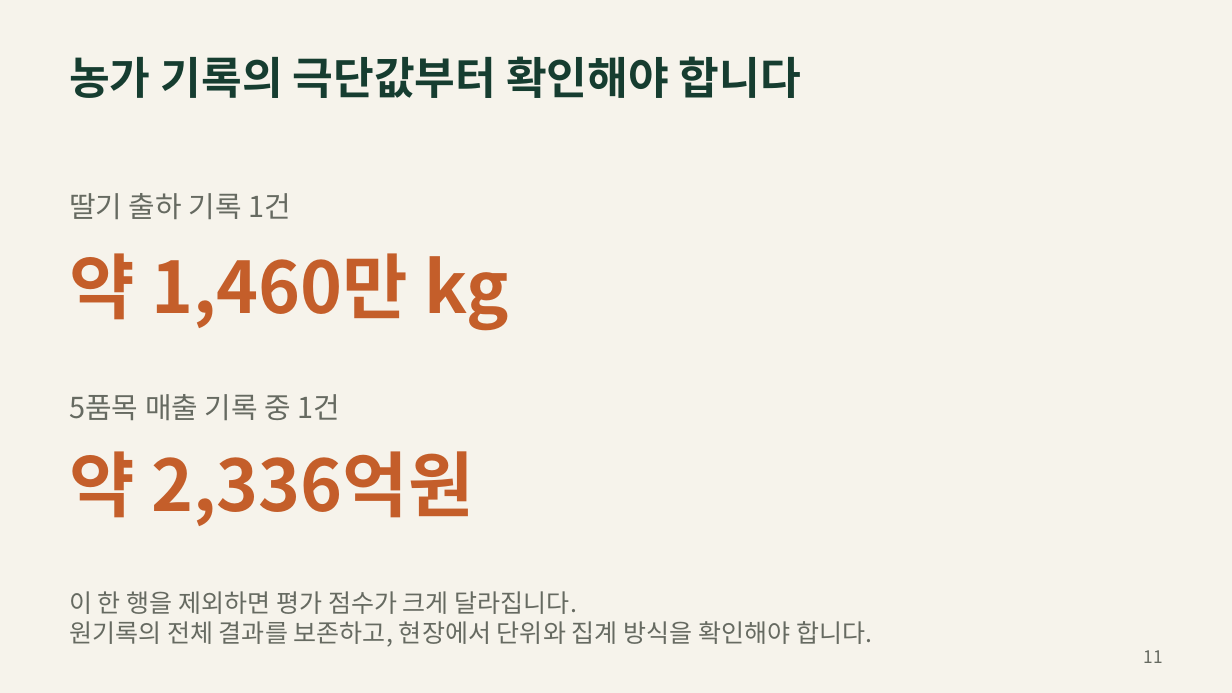
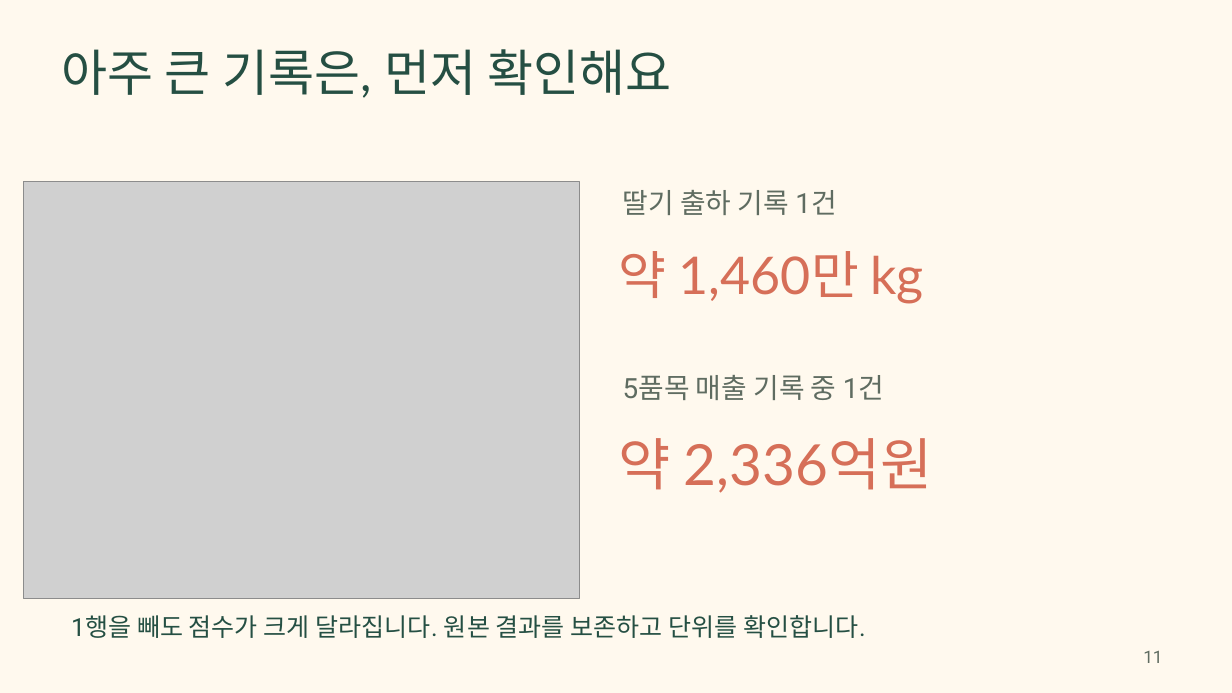
Before and after one commit to jinuk0211/smartfarm-adoption, a slide deck: slide 11 of presentation/smartfarm_proposal.pptx. Drawn at 1232x693 pixels with LibreOffice and Linux fonts; fonts in the diff are those of the drawing; grey boxes stand for pictures. Boxes give left, top, right and bottom in pixels: in the first picture for what was removed or moved away, otherwise in the second. Text is boxed around its words. In the diff, an @@ line names an element or a change of style, - is before the commit and + after.

```diff
--- a/presentation/smartfarm_proposal.pptx
+++ b/presentation/smartfarm_proposal.pptx
@@ background #F6F3EB to #FFF9EE @@
@@ text at [62,49,672,98]: text changed; size 34.5 to 39 pt; font Noto Sans CJK KR to Lato; text colour #163D30 to #254F43; bold off @@
-농가 기록의 극단값부터 확인해야 합니다
+아주 큰 기록은, 먼저 확인해요
@@ picture added at [23,182,579,599] @@
@@ text "딸기 출하 기록 1건": place and size @@
-text "딸기 출하 기록 1건" at [69,193,292,219]
+text "딸기 출하 기록 1건" at [623,190,836,215]
@@ text "딸기 출하 기록 1건" at [623,190,836,215]: size 22.5 to 21.8 pt, font Noto Sans CJK KR to Roboto, text colour #666A61 to #5F6C61 @@
@@ text "약 1,460만 kg": place and size @@
-text "약 1,460만 kg" at [69,253,509,331]
+text "약 1,460만 kg" at [619,251,924,303]
@@ text "약 1,460만 kg" at [619,251,924,303]: size 55.5 to 40.5 pt, font Noto Sans CJK KR to Lato, text colour #C45E2A to #D66F58, bold off @@
@@ text "5품목 매출 기록 중 1건" at [623,375,884,400]: size 22.5 to 21.8 pt, font Noto Sans CJK KR to Roboto, text colour #666A61 to #5F6C61 @@
@@ text "5품목 매출 기록 중 1건": place and size @@
-text "5품목 매출 기록 중 1건" at [69,394,341,420]
+text "5품목 매출 기록 중 1건" at [623,375,884,400]
@@ text "약 2,336억원": place and size @@
-text "약 2,336억원" at [69,451,474,526]
+text "약 2,336억원" at [619,438,933,493]
@@ text "약 2,336억원" at [619,438,933,493]: size 55.5 to 44.2 pt, font Noto Sans CJK KR to Lato, text colour #C45E2A to #D66F58, bold off @@
@@ text at [71,615,865,638]: text changed; font Noto Sans CJK KR to Roboto; text colour #666A61 to #254F43 @@
-이 한 행을 제외하면 평가 점수가 크게 달라집니다.
-원기록의 전체 결과를 보존하고, 현장에서 단위와 집계 방식을 확인해야 합니다.
+1행을 빼도 점수가 크게 달라집니다. 원본 결과를 보존하고 단위를 확인합니다.
@@ text "11" at [1143,650,1162,663]: font Noto Sans CJK KR to Roboto, text colour #666A61 to #5F6C61 @@
```
Also in this commit, not shown: 27 other slides changed, 20 other files.
